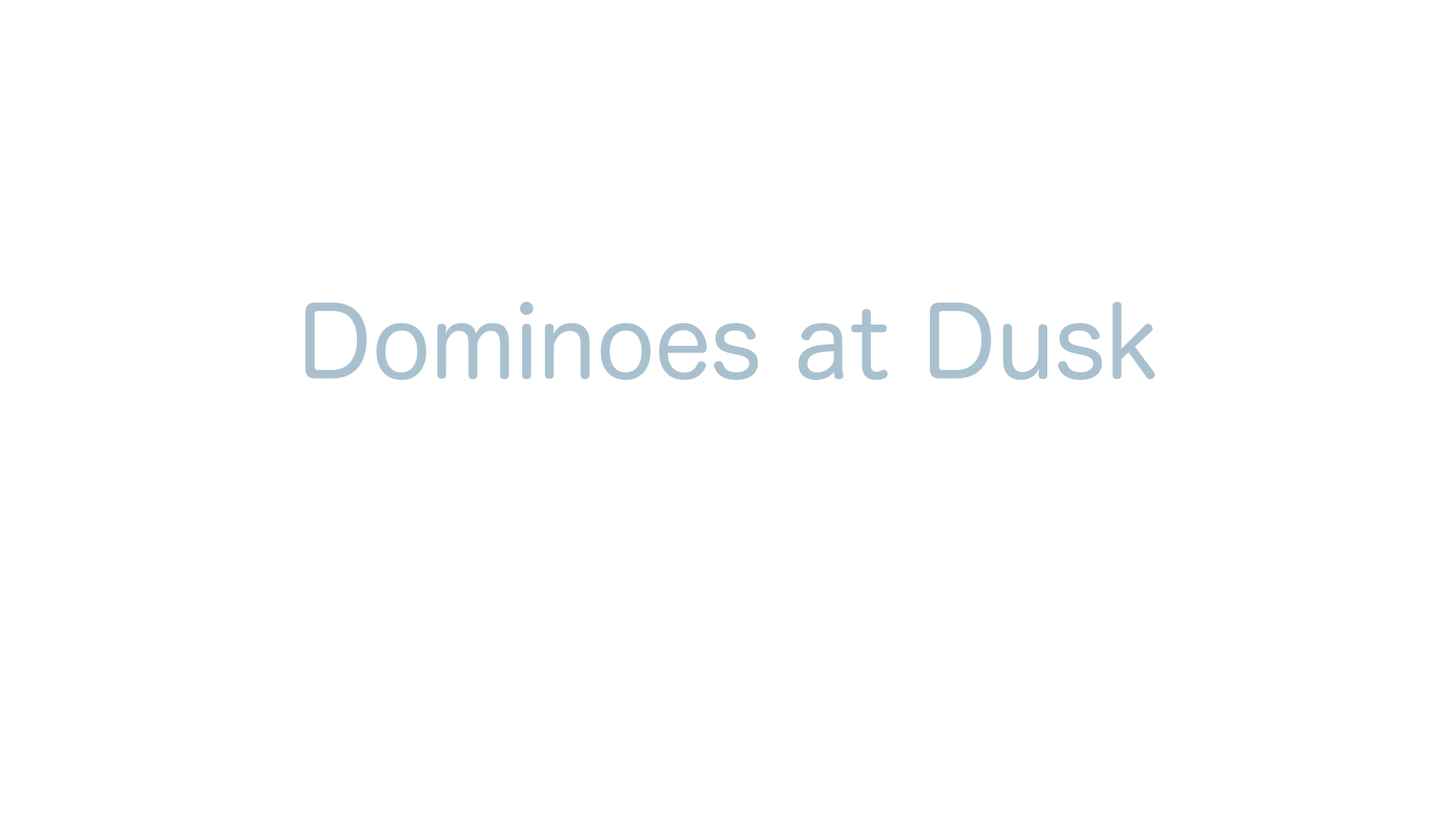
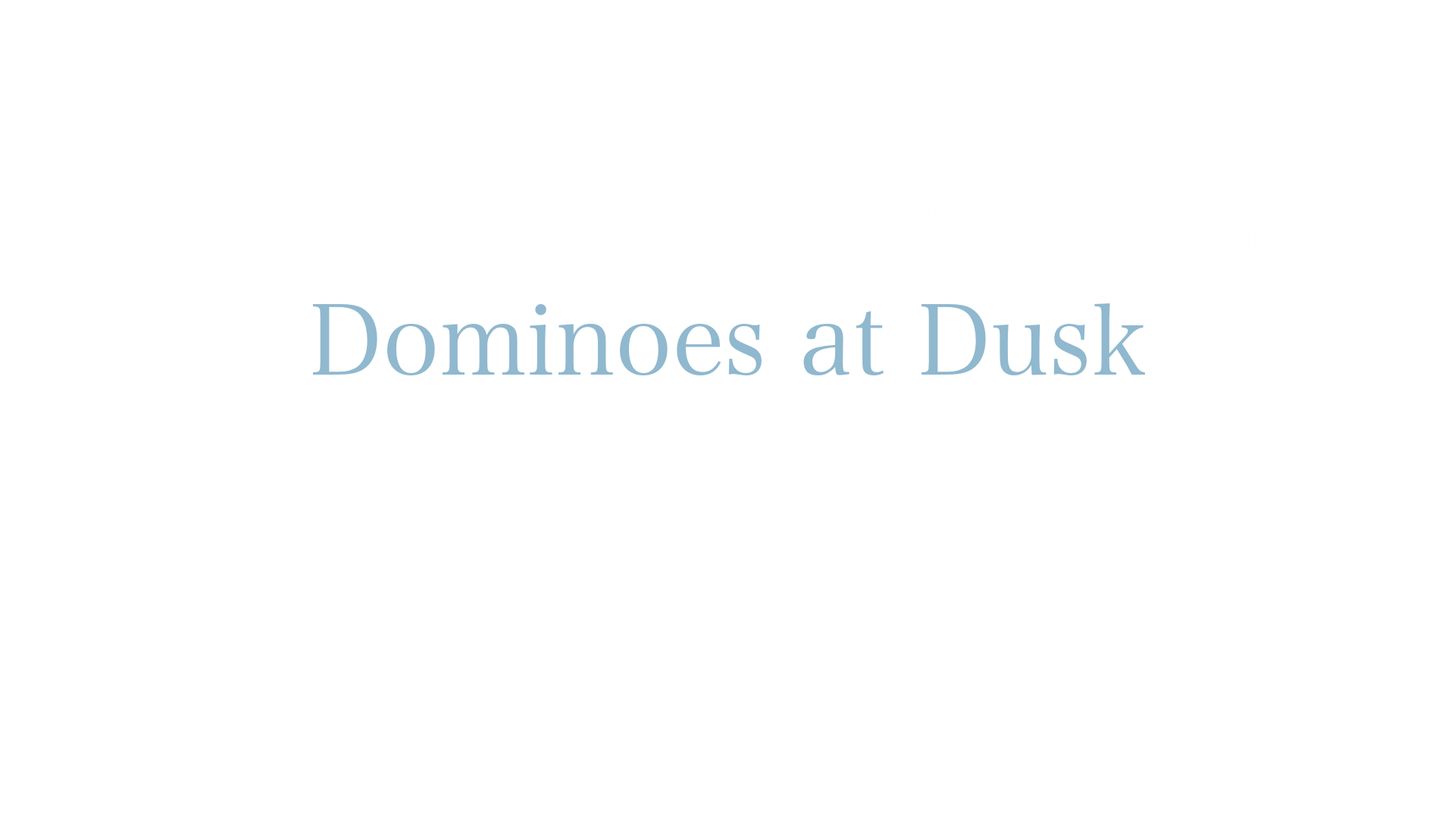
Layer changes from the first 1455 x 819 image to the second:
painted on "Dominoes at Dusk" over [305,301,1156,380]
